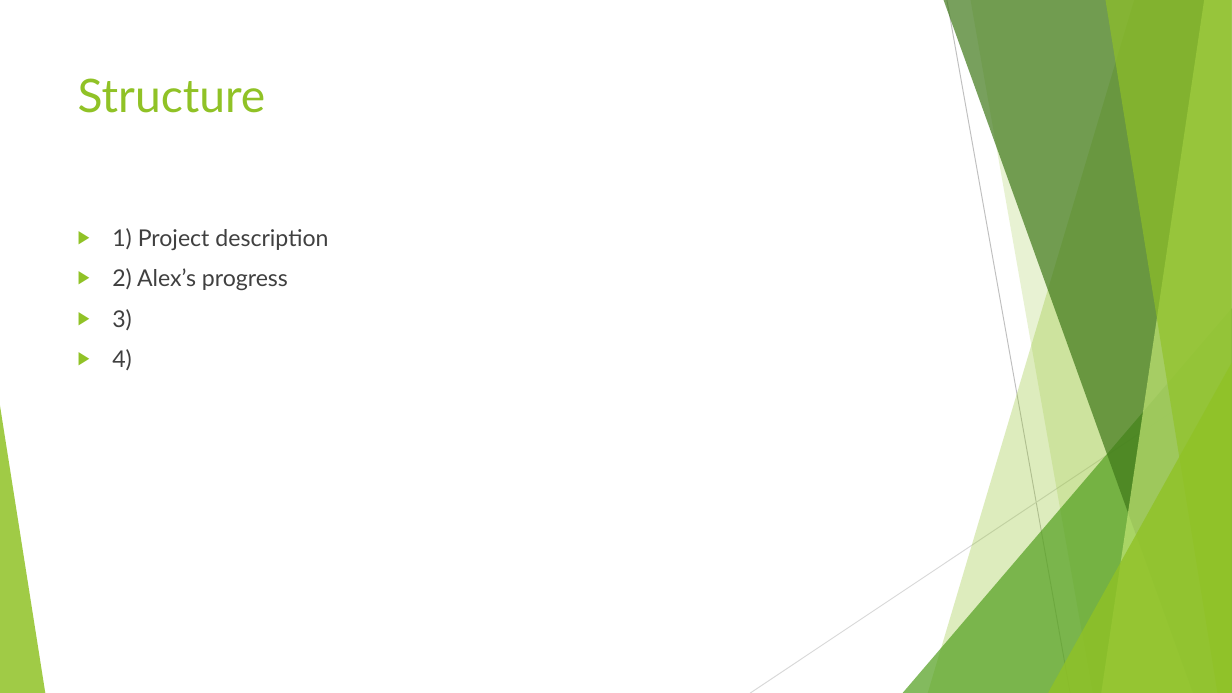
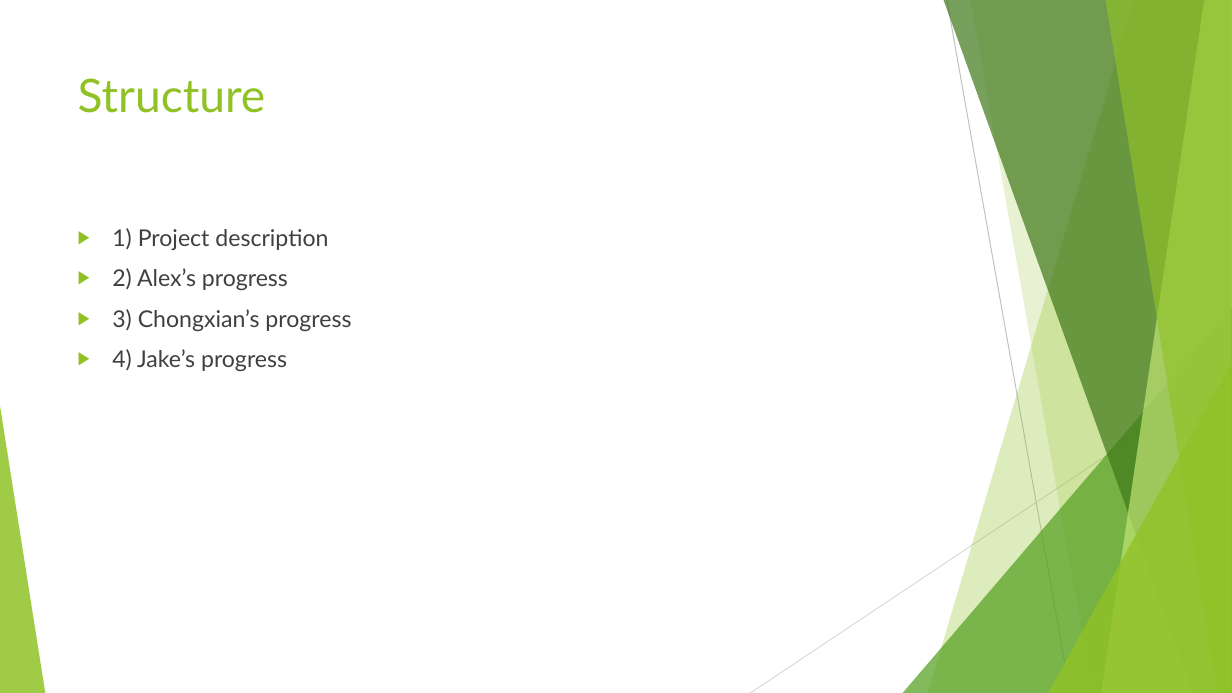
Before and after one commit to AlexDCraig/senior-capstone-project, a slide deck: slide 2 of progressreport.pptx. Drawn at 1232x693 pixels with LibreOffice and Linux fonts; fonts in the diff are those of the drawing. Boxes give left, top, right and bottom in pixels: in the first picture for what was removed or moved away, otherwise in the second. Text is boxed around its words. In the diff, an @@ line names an element or a change of style, - is before the commit and + after.

Commit message:
update the slides

```diff
--- a/progressreport.pptx
+++ b/progressreport.pptx
@@ text at (x1=112, y1=309, x2=351, y2=371): text changed @@
-▶ 3)
-▶ 4)
+▶ 3) Chongxian’s progress
+▶ 4) Jake’s progress
```
Also in this commit, not shown: 4 slides added.
